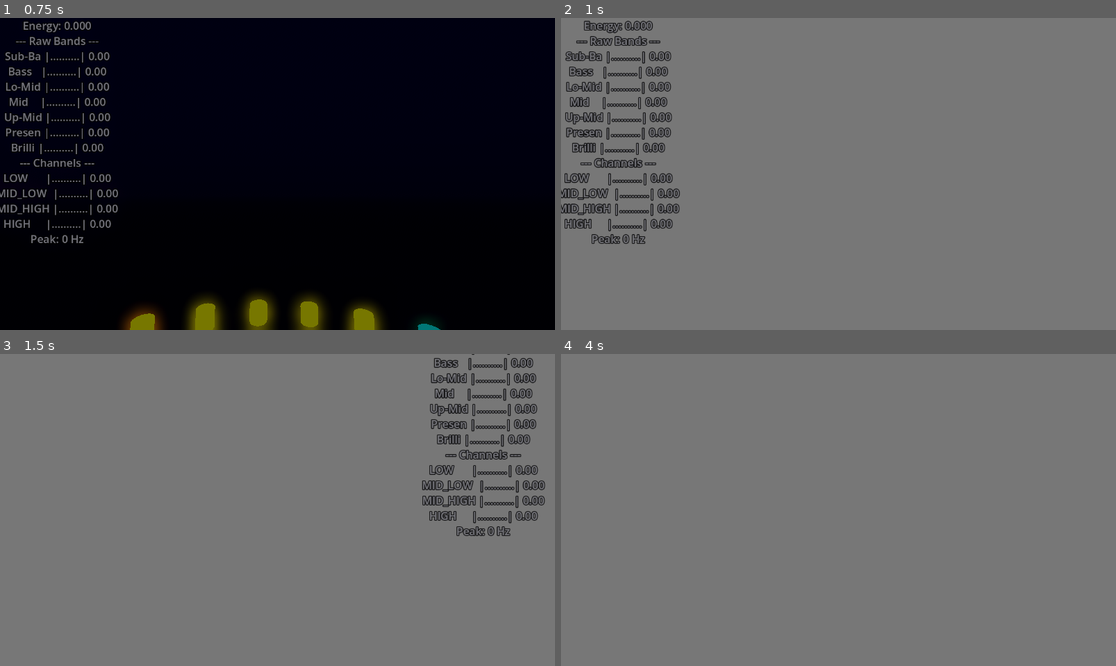
Above: before the commit, frames 1-4 (two rows, left to right).
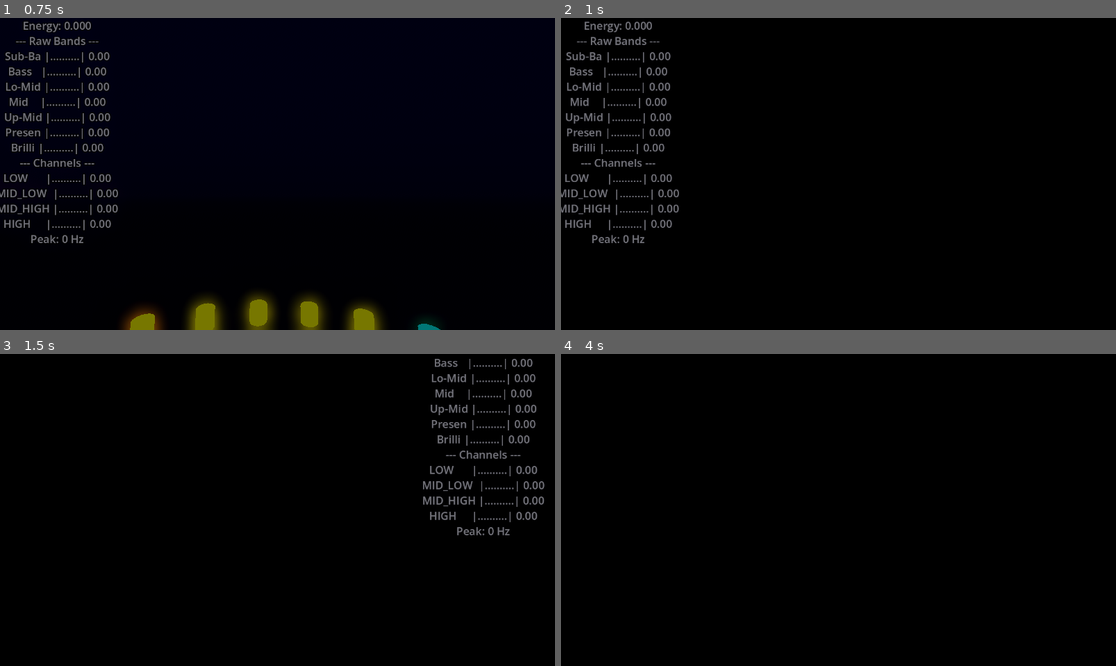
Above: after the commit, the same moments.

Repository: kquizz/vr-visualizer
Game: Godot game, scene res://scenes/main.tscn
Two runs of this game, one before a commit and one after it. Both use one fixed random seed, a clock stepped at 60 frames per second and the inputs below.
Inputs (mouse positions are in pixels of both pictures, inside the frame that each line leads up to):
- Up to frame 1 (0.75 s): tap Enter at 0.5 s; move the mouse to (399, 158) at 0.52 s; tap Tab at 0.6 s
- Up to frame 2 (1 s): no input
- Up to frame 3 (1.5 s): move the mouse to (166, 525) at 1.27 s; tap Tab at 1.35 s
- Up to frame 4 (4 s): move the mouse to (894, 441) at 2.02 s; tap Tab at 2.1, 2.85, 3.6 s; move the mouse to (810, 572) at 2.77 s; move the mouse to (1005, 556) at 3.52 s

Frame 1 is identical in both runs. In frame 2, 97% of the frame differs, in the area x 0-100%, y 0-100%; in frame 3, 98%; in frame 4, 100%.

Commit message:
fix(04): energy-conserving feedback loop — fix white saturation
Root cause: feedback shader saturated to white because:
1. brightness multiplier (hsv.z *= brightness) amplified energy
   exponentially inside the loop every frame
2. audio injection was added uniformly to every pixel
3. injection rate >> decay rate (steady state = 7.2, clamped to 1.0)

Fix:
- Remove brightness from feedback shader, move to display shader
- Center-weight injection (smoothstep mask) like Milkdrop waveforms
- Use mix() blend instead of additive for injection
- Balance injection/decay so loop doesn't saturate
- Noise injection also center-weighted

Diff:
--- a/scenes/modes/warp.gd
+++ b/scenes/modes/warp.gd
@@ -75,14 +75,14 @@
 
 
 func _seed_feedback_loop() -> void:
+	# Seed phase: inject vivid colors at the center to bootstrap the feedback loop.
+	# Warp spreads the center injection outward over subsequent frames.
 	_shader_material.set_shader_parameter("warp_zoom", 1.02)
 	_shader_material.set_shader_parameter("warp_rotation", 0.02)
-	_shader_material.set_shader_parameter("decay", 0.99)
-	_shader_material.set_shader_parameter("master_intensity", 1.5)
-	_shader_material.set_shader_parameter("audio_inject_amount", 0.4)
-	_shader_material.set_shader_parameter("noise_amount", 0.08)
-	_shader_material.set_shader_parameter("hue_shift", 0.01)
-	_shader_material.set_shader_parameter("brightness", 1.2)
+	_shader_material.set_shader_parameter("decay", 0.98)
+	_shader_material.set_shader_parameter("audio_inject_amount", 0.3)
+	_shader_material.set_shader_parameter("noise_amount", 0.03)
+	_shader_material.set_shader_parameter("hue_shift", 0.005)
 	_shader_material.set_shader_parameter("symmetry_enabled", false)
 	var t: float = _frame_count * 0.1
 	var seed_color := Vector3(
@@ -100,37 +100,46 @@
 	var highs: float = channels[3]
 	var energy: float = data.energy
 
+	# Bass -> zoom
 	var zoom: float
 	match bass_mode:
 		0: zoom = 1.0 + bass * zoom_intensity
 		1: zoom = 1.0 + bass * zoom_intensity * 0.3
 		2: zoom = 1.0 + bass * zoom_intensity * bass
 		_: zoom = 1.0
-	zoom = maxf(zoom, 1.005)
+	zoom = maxf(zoom, 1.003)
 
-	var rotation_val: float = 0.005 + mids * 0.05
-	var hue_shift: float = 0.002 + highs * 0.01
-	var brightness: float = 1.0 + highs * 0.5
+	# Mids -> rotation
+	var rotation_val: float = 0.003 + mids * 0.04
 
+	# Highs -> hue shift (small values — this runs every frame in the loop)
+	var hue_val: float = 0.001 + highs * 0.005
+
+	# Decay: controls how fast trails fade. Must dominate over injection.
 	var decay_val: float
 	match decay_mode:
-		0: decay_val = 0.975
-		1: decay_val = 0.85
-		2: decay_val = lerpf(0.98, 0.85, energy)
-		_: decay_val = 0.975
+		0: decay_val = 0.97   # Long trails
+		1: decay_val = 0.90   # Quick dissolve
+		2: decay_val = lerpf(0.97, 0.90, energy)  # Audio-driven
+		_: decay_val = 0.97
 
-	var master: float = 0.6 + energy * 0.6
-	var inject: float = 0.08 + energy * 0.25
-	var audio_color: Vector3 = _frequency_to_color(bass, mids, highs)
+	# Injection: center-weighted blend toward audio_color.
+	# Keep low — steady-state brightness ≈ inject / (1 - decay).
+	# At inject=0.08, decay=0.97: steady state ≈ 0.08/0.03 ≈ 2.7 → clamps but only at center
+	var inject: float = 0.03 + energy * 0.08
+
+	var audio_col: Vector3 = _frequency_to_color(bass, mids, highs)
+
+	# Display brightness (on dome, outside feedback loop)
+	var dome_brightness: float = 1.2 + energy * 0.8
+	$WarpDome.material_override.set_shader_parameter("brightness", dome_brightness)
 
 	_shader_material.set_shader_parameter("warp_zoom", zoom)
 	_shader_material.set_shader_parameter("warp_rotation", rotation_val)
 	_shader_material.set_shader_parameter("decay", decay_val)
-	_shader_material.set_shader_parameter("hue_shift", hue_shift)
-	_shader_material.set_shader_parameter("brightness", brightness)
-	_shader_material.set_shader_parameter("master_intensity", master)
+	_shader_material.set_shader_parameter("hue_shift", hue_val)
 	_shader_material.set_shader_parameter("audio_inject_amount", inject)
-	_shader_material.set_shader_parameter("audio_color", audio_color)
+	_shader_material.set_shader_parameter("audio_color", audio_col)
 	_shader_material.set_shader_parameter("symmetry_enabled", symmetry_enabled)
 
 
@@ -148,13 +157,11 @@
 
 func _update_idle() -> void:
 	var t: float = Time.get_ticks_msec() / 1000.0
-	_shader_material.set_shader_parameter("warp_zoom", 1.01)
-	_shader_material.set_shader_parameter("warp_rotation", 0.01 + 0.005 * sin(t * 0.3))
+	_shader_material.set_shader_parameter("warp_zoom", 1.008)
+	_shader_material.set_shader_parameter("warp_rotation", 0.008 + 0.004 * sin(t * 0.3))
 	_shader_material.set_shader_parameter("decay", 0.97)
-	_shader_material.set_shader_parameter("master_intensity", 0.8)
-	_shader_material.set_shader_parameter("audio_inject_amount", 0.08)
-	_shader_material.set_shader_parameter("hue_shift", 0.003)
-	_shader_material.set_shader_parameter("brightness", 1.1)
+	_shader_material.set_shader_parameter("audio_inject_amount", 0.04)
+	_shader_material.set_shader_parameter("hue_shift", 0.002)
 	_shader_material.set_shader_parameter("symmetry_enabled", symmetry_enabled)
 	var idle_color := Vector3(
 		0.5 + 0.3 * sin(t * 0.2),
@@ -162,6 +169,7 @@
 		0.4 + 0.3 * sin(t * 0.34 + 2.0)
 	)
 	_shader_material.set_shader_parameter("audio_color", idle_color)
+	$WarpDome.material_override.set_shader_parameter("brightness", 1.5)
 
 
 func _on_reset_timer_timeout() -> void:
--- a/scenes/modes/warp.tscn
+++ b/scenes/modes/warp.tscn
@@ -19,10 +19,8 @@
 shader_parameter/warp_dy = 0.0
 shader_parameter/decay = 0.97
 shader_parameter/hue_shift = 0.0
-shader_parameter/brightness = 1.0
-shader_parameter/master_intensity = 1.0
 shader_parameter/noise_amount = 0.0
-shader_parameter/audio_inject_amount = 0.1
+shader_parameter/audio_inject_amount = 0.05
 shader_parameter/audio_color = Vector3(1.0, 0.3, 0.1)
 shader_parameter/symmetry_enabled = false
 shader_parameter/noise_tex = SubResource("NoiseTexture2D_1")
--- a/shaders/warp_display.gdshader
+++ b/shaders/warp_display.gdshader
@@ -2,9 +2,12 @@
 render_mode unshaded, cull_back;
 
 uniform sampler2D warp_texture : filter_linear;
+uniform float brightness : hint_range(0.5, 3.0) = 1.5;
 
 void fragment() {
 	vec3 color = texture(warp_texture, UV).rgb;
+	// Brightness boost applied here (outside feedback loop) so it can't cause saturation
+	color *= brightness;
 	ALBEDO = color;
-	EMISSION = color * 2.0;
+	EMISSION = color;
 }
--- a/shaders/warp_feedback.gdshader
+++ b/shaders/warp_feedback.gdshader
@@ -1,6 +1,6 @@
 shader_type canvas_item;
 
-// Previous frame from ping-pong buffer (SubViewportB's texture, set from GDScript)
+// Previous frame (CPU-copied ImageTexture from GDScript)
 uniform sampler2D prev_frame : filter_linear;
 
 // Audio-driven warp parameters (set from GDScript)
@@ -9,20 +9,18 @@
 uniform float warp_dx : hint_range(-0.02, 0.02) = 0.0;
 uniform float warp_dy : hint_range(-0.02, 0.02) = 0.0;
 uniform float decay : hint_range(0.8, 1.0) = 0.97;
-uniform float hue_shift : hint_range(0.0, 1.0) = 0.0;
-uniform float brightness : hint_range(0.5, 2.0) = 1.0;
-uniform float master_intensity : hint_range(0.0, 2.0) = 1.0;
+uniform float hue_shift : hint_range(0.0, 0.05) = 0.0;
 
 // Noise injection
 uniform sampler2D noise_tex : filter_linear;
-uniform float noise_amount : hint_range(0.0, 0.2) = 0.0;
-uniform float audio_inject_amount : hint_range(0.0, 1.0) = 0.1;
+uniform float noise_amount : hint_range(0.0, 0.1) = 0.0;
 
-// Audio color injection
+// Audio color injection (center-weighted, not uniform)
 uniform vec3 audio_color = vec3(1.0, 0.3, 0.1);
+uniform float audio_inject_amount : hint_range(0.0, 0.5) = 0.1;
 
 // Symmetry
-uniform bool symmetry_enabled = true;
+uniform bool symmetry_enabled = false;
 
 vec3 rgb2hsv(vec3 c) {
 	vec4 K = vec4(0.0, -1.0 / 3.0, 2.0 / 3.0, -1.0);
@@ -47,7 +45,6 @@
 		vec2 centered = uv - 0.5;
 		float angle = atan(centered.y, centered.x);
 		float radius = length(centered);
-		// 4-fold symmetry
 		angle = mod(angle, PI / 2.0);
 		uv = vec2(cos(angle), sin(angle)) * radius + 0.5;
 	}
@@ -68,22 +65,27 @@
 	vec2 clamped_uv = clamp(warped_uv, vec2(0.002), vec2(0.998));
 	vec4 prev = texture(prev_frame, clamped_uv);
 
-	// Decay (combined multiplicative + subtractive for stability)
-	prev.rgb = (prev.rgb - vec3(0.002)) * decay;
+	// Decay — energy-conserving, always removes some each frame
+	prev.rgb *= decay;
 
-	// Hue shift
-	vec3 hsv = rgb2hsv(prev.rgb);
-	hsv.x = fract(hsv.x + hue_shift);
-	hsv.z *= brightness;
-	prev.rgb = hsv2rgb(hsv);
+	// Hue shift only (NO brightness multiply — that would amplify inside the loop)
+	if (hue_shift > 0.0001) {
+		vec3 hsv = rgb2hsv(max(prev.rgb, vec3(0.0)));
+		hsv.x = fract(hsv.x + hue_shift);
+		prev.rgb = hsv2rgb(hsv);
+	}
 
-	// Audio color injection (always active, intensity varies)
-	prev.rgb += audio_color * audio_inject_amount * master_intensity;
+	// Audio color injection — CENTER-WEIGHTED like Milkdrop
+	// Inject color at the center; warp spreads it outward over frames.
+	// Edges only get decayed/warped content from previous frames.
+	float dist = length(UV - vec2(0.5));
+	float inject_mask = smoothstep(0.35, 0.0, dist);
+	prev.rgb = mix(prev.rgb, audio_color, inject_mask * audio_inject_amount);
 
-	// Noise injection (periodic, controlled by GDScript)
-	vec3 noise = texture(noise_tex, uv + vec2(TIME * 0.01)).rgb;
-	prev.rgb += noise * noise_amount;
+	// Noise injection (periodic bursts, controlled by GDScript)
+	vec3 noise_val = texture(noise_tex, uv + vec2(TIME * 0.01)).rgb;
+	float noise_mask = smoothstep(0.4, 0.1, dist);
+	prev.rgb += noise_val * noise_amount * noise_mask;
 
-	// Clamp to prevent runaway values
 	COLOR = vec4(clamp(prev.rgb, 0.0, 1.0), 1.0);
 }
